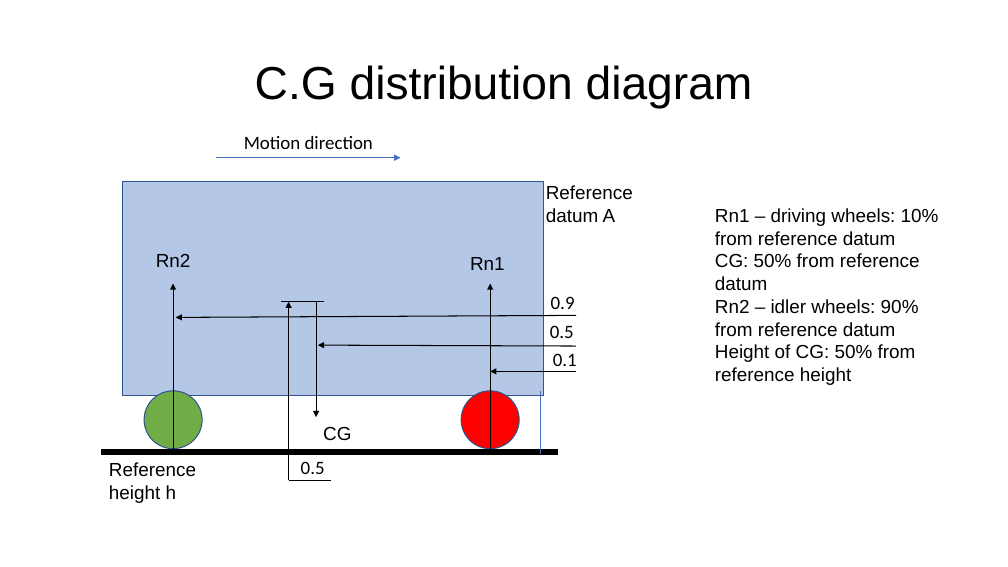
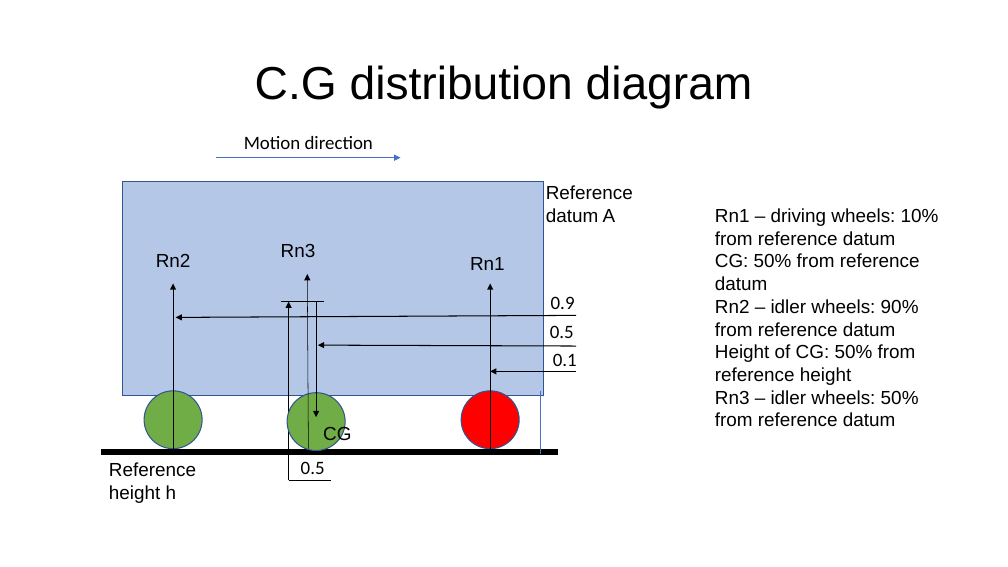
Before and after one commit to extinguishergeeks/xtinguisher.github.io, a slide deck: slide 7 of Tank Calculations.pptx. Drawn at 1008x567 pixels with LibreOffice and Linux fonts; fonts in the diff are those of the drawing. Boxes give left, top, right and bottom in pixels: in the first picture for what was removed or moved away, otherwise in the second. Text is boxed around its words. In the diff, an @@ line names an element or a change of style, - is before the commit and + after.

```diff
--- a/Tank Calculations.pptx
+++ b/Tank Calculations.pptx
@@ text added at [281,244,316,257], 18 pt, text #000000 @@
+Rn3
@@ arrow added from (309, 449) to (307, 274), #000000 0.5 pt @@
@@ ellipse added at [287,392,346,451], fill #70AD47, outline #325491 1 pt @@
@@ text at [715,390,919,427]: paragraph added @@
+Rn3 – idler wheels: 50% from reference datum
```
Also in this commit, not shown: 6 other slides changed.
